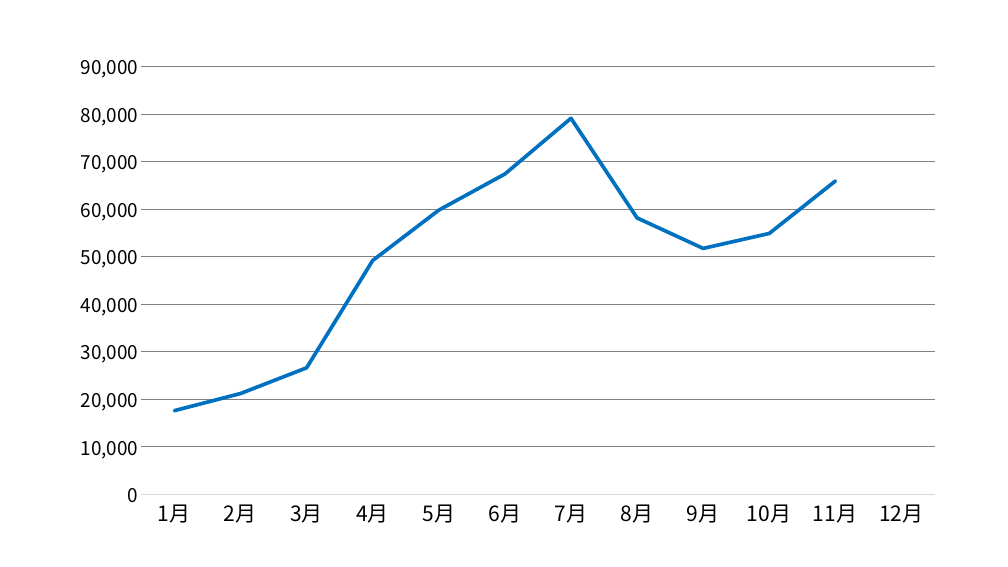
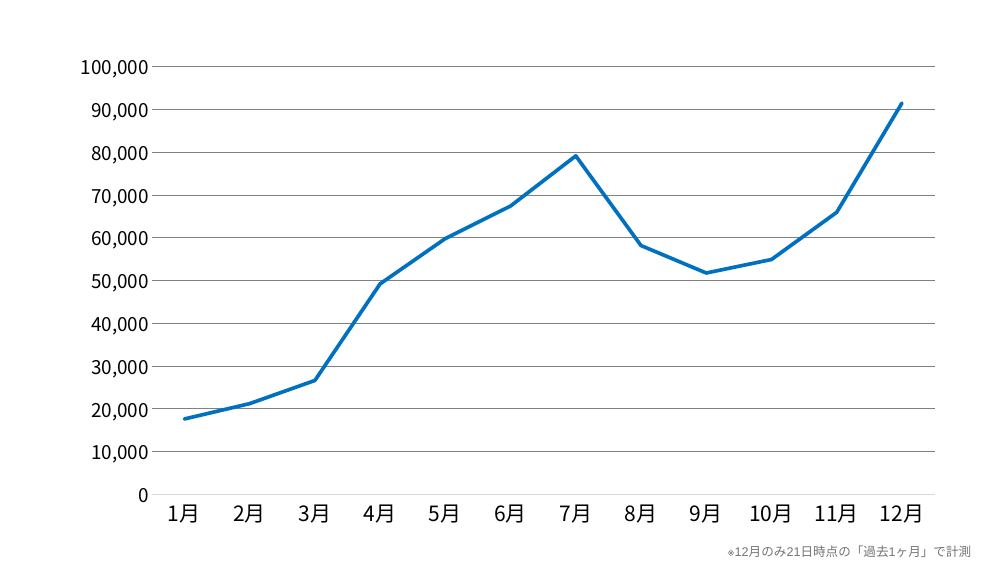
Before and after one commit to 07JP27/zenn-content, a slide deck: slide 2 of images/ms-pub-2023-looking-back/summary.pptx. Drawn at 1008x567 pixels with LibreOffice and Linux fonts; fonts in the diff are those of the drawing; background and template pictures are left out. Boxes give left, top, right and bottom in pixels: in the first picture for what was removed or moved away, otherwise in the second. Text is boxed around its words. In the diff, an @@ line names an element or a change of style, - is before the commit and + after.

```diff
--- a/images/ms-pub-2023-looking-back/summary.pptx
+++ b/images/ms-pub-2023-looking-back/summary.pptx
@@ rectangle: place and size @@
-rectangle at (30, 20, 979, 547)
+rectangle at (30, 20, 979, 538)
@@ line chart at (63, 43, 953, 538) @@
@@ Series 1, 12月: - to 91000 @@
@@ text added at (749, 545, 972, 557), 12 pt, text #747474 @@
+※12月のみ21日時点の「過去1ヶ月」で計測
```
Also in this commit, not shown: 4 other slides changed, 2 slides added, 7 other files.
